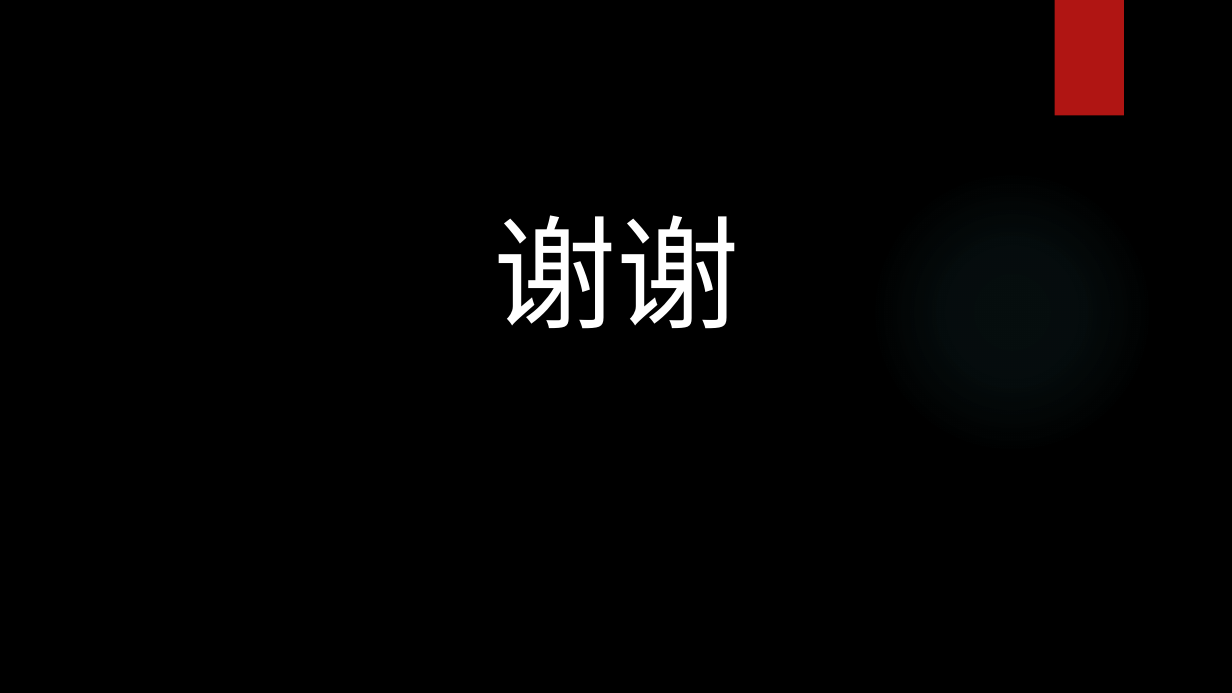
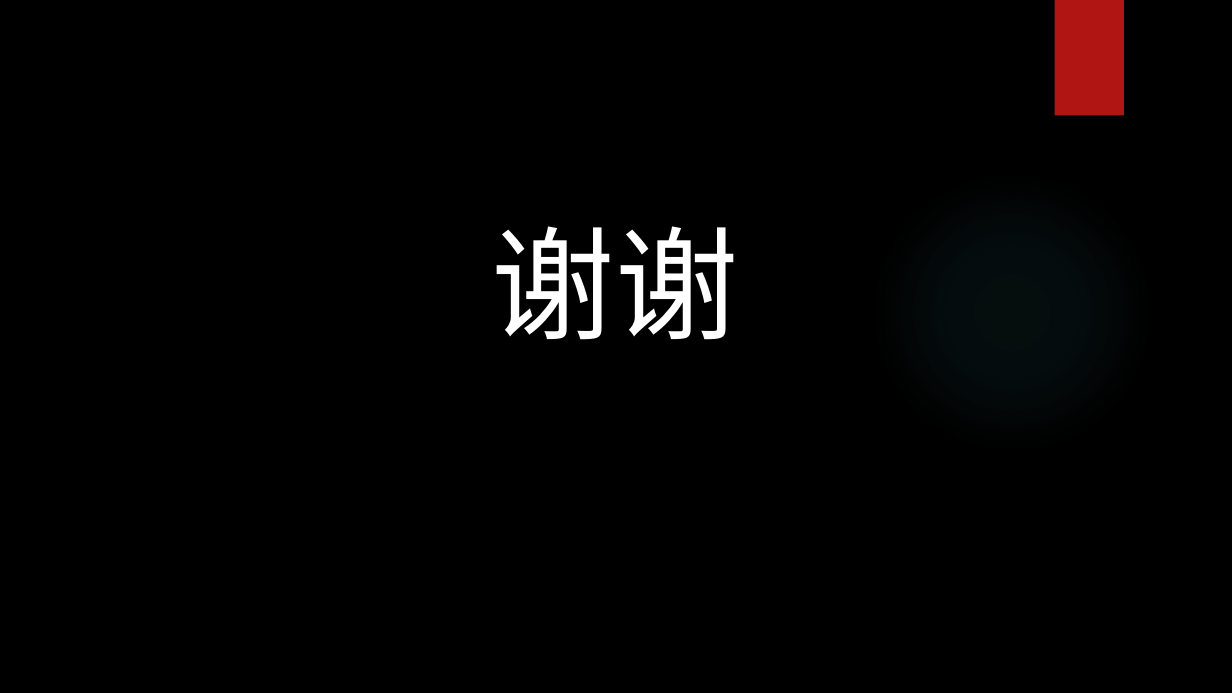
Before and after one commit to hufeng/plume2-starter, a slide deck: slide 15 of docs/plume2-starter项目实战.pptx. Drawn at 1232x693 pixels with LibreOffice and Linux fonts; fonts in the diff are those of the drawing; background and template pictures are left out. Boxes give left, top, right and bottom in pixels: in the first picture for what was removed or moved away, otherwise in the second. Text is boxed around its words. In the diff, an @@ line names an element or a change of style, - is before the commit and + after.

```diff
--- a/docs/plume2-starter项目实战.pptx
+++ b/docs/plume2-starter项目实战.pptx
@@ text "谢谢": place and size @@
-text "谢谢" at (493, 215, 739, 329)
+text "谢谢" at (492, 226, 738, 340)
```
Also in this commit, not shown: 10 other files.
